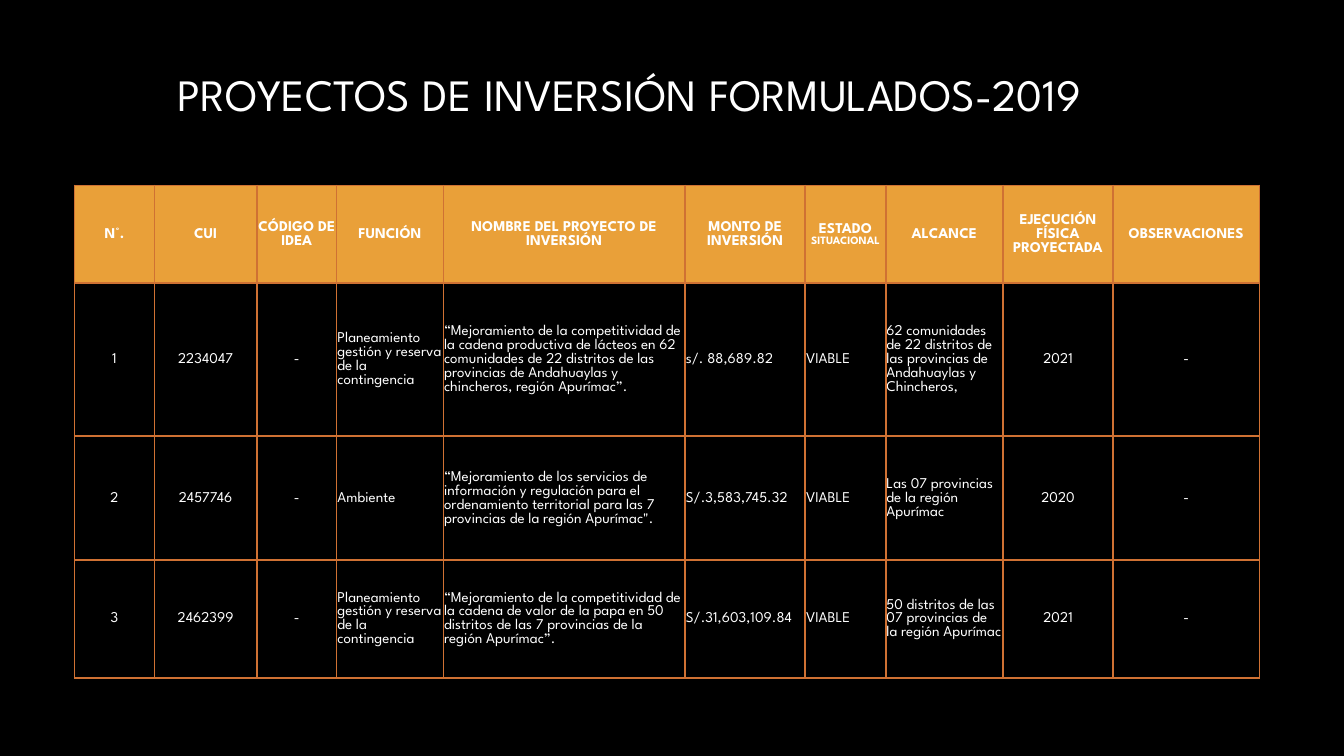
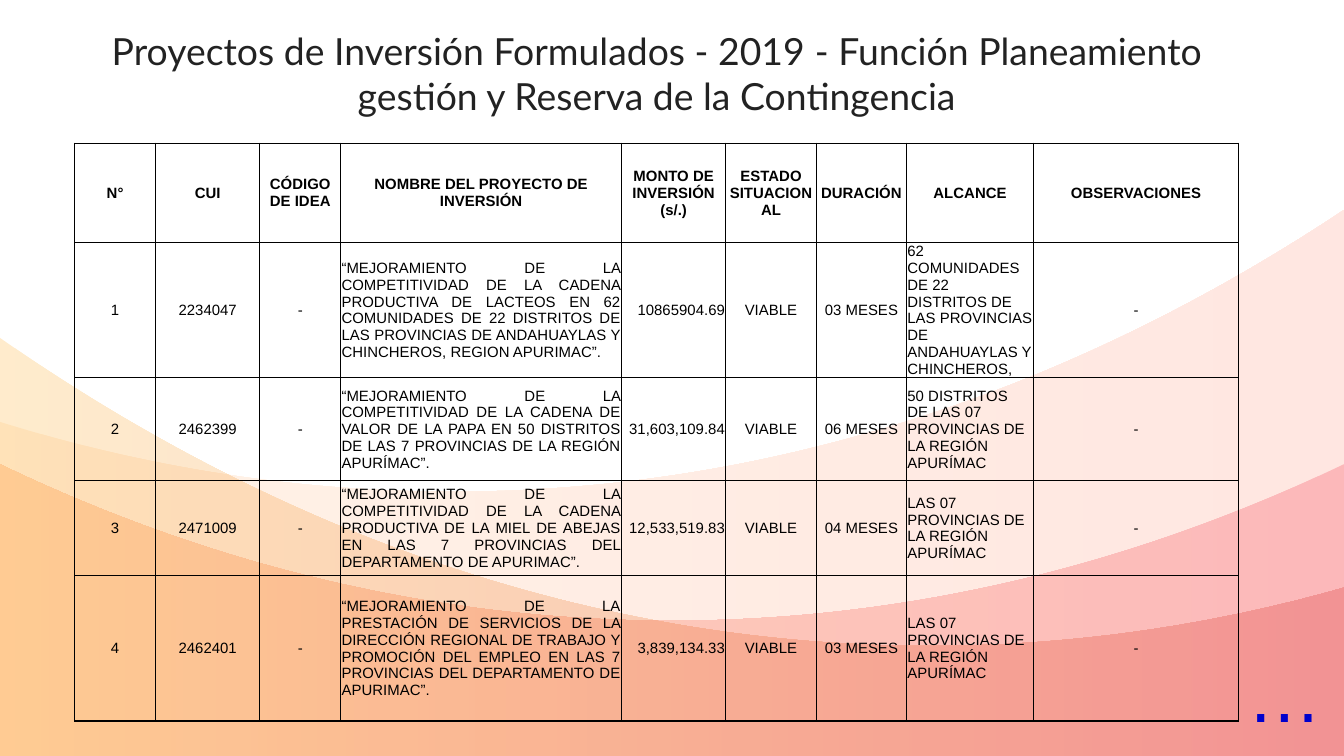
Before and after one commit to ORFEI-GRAP/Gestion-ORFEI, a slide deck: slide 2 of Proyectos Funcion - PRODUCCIÓN.pptx. Drawn at 1344x756 pixels with LibreOffice and Linux fonts; fonts in the diff are those of the drawing; background and template pictures are left out. Boxes give left, top, right and bottom in pixels: in the first picture for what was removed or moved away, otherwise in the second. Text is boxed around its words. In the diff, an @@ line names an element or a change of style, - is before the commit and + after.

```diff
--- a/Proyectos Funcion - PRODUCCIÓN.pptx
+++ b/Proyectos Funcion - PRODUCCIÓN.pptx
@@ background picture (left out) to #FFFFFF @@
@@ text at <box>112,37,1202,117</box>: text changed; size 24 to 20 pt; font League Spartan to Lato; text colour gradient #FFFFFF to #A6A6A6 to #222222 @@
-PROYECTOS DE INVERSIÓN FORMULADOS-2019
+Proyectos de Inversión Formulados - 2019 - Función Planeamiento gestión y Reserva de la Contingencia
@@ table at <box>75,144,1239,731</box> @@
-N°. | CUI | CÓDIGO DE IDEA | FUNCIÓN | NOMBRE DEL PROYECTO DE INVERSIÓN | MONTO DE INVERSIÓN | ESTADO SITUACIONAL | ALCANCE | EJECUCIÓN FÍSICA PROYECTADA | OBSERVACIONES
-1 | 2234047 | - | Planeamiento gestión y reserva de la contingencia | “Mejoramiento de la competitividad de la cadena productiva de lácteos en 62 comunidades de 22 distritos de las provincias de Andahuaylas y chincheros, región Apurímac”. | s/. 88,689.82 | VIABLE | 62 comunidades de 22 distritos de las provincias de Andahuaylas y Chincheros, | 2021 | -
-2 | 2457746 | - | Ambiente | “Mejoramiento de los servicios de información y regulación para el ordenamiento territorial para las 7 provincias de la región Apurímac". | S/.3,583,745.32 | VIABLE | Las 07 provincias de la región Apurímac | 2020 | -
-3 | 2462399 | - | Planeamiento gestión y reserva de la contingencia | “Mejoramiento de la competitividad de la cadena de valor de la papa en 50 distritos de las 7 provincias de la región Apurímac”. | S/.31,603,109.84 | VIABLE | 50 distritos de las 07 provincias de la región Apurímac | 2021 | -
+N° | CUI | CÓDIGO DE IDEA | NOMBRE DEL PROYECTO DE INVERSIÓN | MONTO DE INVERSIÓN (s/.) | ESTADO SITUACIONAL | DURACIÓN | ALCANCE | OBSERVACIONES
+1 | 2234047 | - | “MEJORAMIENTO DE LA COMPETITIVIDAD DE LA CADENA PRODUCTIVA DE LACTEOS EN 62 COMUNIDADES DE 22 DISTRITOS DE LAS PROVINCIAS DE ANDAHUAYLAS Y CHINCHEROS, REGION APURIMAC”. | 10865904.69 | VIABLE | 03 MESES | 62 COMUNIDADES DE 22 DISTRITOS DE LAS PROVINCIAS DE ANDAHUAYLAS Y CHINCHEROS, | -
+2 | 2462399 | - | “MEJORAMIENTO DE LA COMPETITIVIDAD DE LA CADENA DE VALOR DE LA PAPA EN 50 DISTRITOS DE LAS 7 PROVINCIAS DE LA REGIÓN APURÍMAC”. | 31,603,109.84 | VIABLE | 06 MESES | 50 DISTRITOS DE LAS 07 PROVINCIAS DE LA REGIÓN APURÍMAC | -
+3 | 2471009 | - | “MEJORAMIENTO DE LA COMPETITIVIDAD DE LA CADENA PRODUCTIVA DE LA MIEL DE ABEJAS EN LAS 7 PROVINCIAS DEL DEPARTAMENTO DE APURIMAC”. | 12,533,519.83 | VIABLE | 04 MESES | LAS 07 PROVINCIAS DE LA REGIÓN APURÍMAC | -
+4 | 2462401 | - | “MEJORAMIENTO DE LA PRESTACIÓN DE SERVICIOS DE LA DIRECCIÓN REGIONAL DE TRABAJO Y PROMOCIÓN DEL EMPLEO EN LAS 7 PROVINCIAS DEL DEPARTAMENTO DE APURIMAC”. | 3,839,134.33 | VIABLE | 03 MESES | LAS 07 PROVINCIAS DE LA REGIÓN APURÍMAC | -
@@ table: place and size @@
-table at <box>75,185,1258,677</box>
+table at <box>75,144,1239,731</box>
@@ freeform shape added at <box>0,210,1344,756</box>, fill gradient #FFC486 to #FF866B @@
@@ freeform shape added at <box>0,337,1344,755</box>, fill gradient #FF9F00 to #CC0000 @@
@@ freeform shape added at <box>0,464,1344,755</box>, fill gradient #F20122 to #FF6A00 @@
@@ text added at <box>1234,641,1344,745</box>, 40 pt, text #0000CC @@
+…
```
Also in this commit, not shown: 5 other slides changed.
